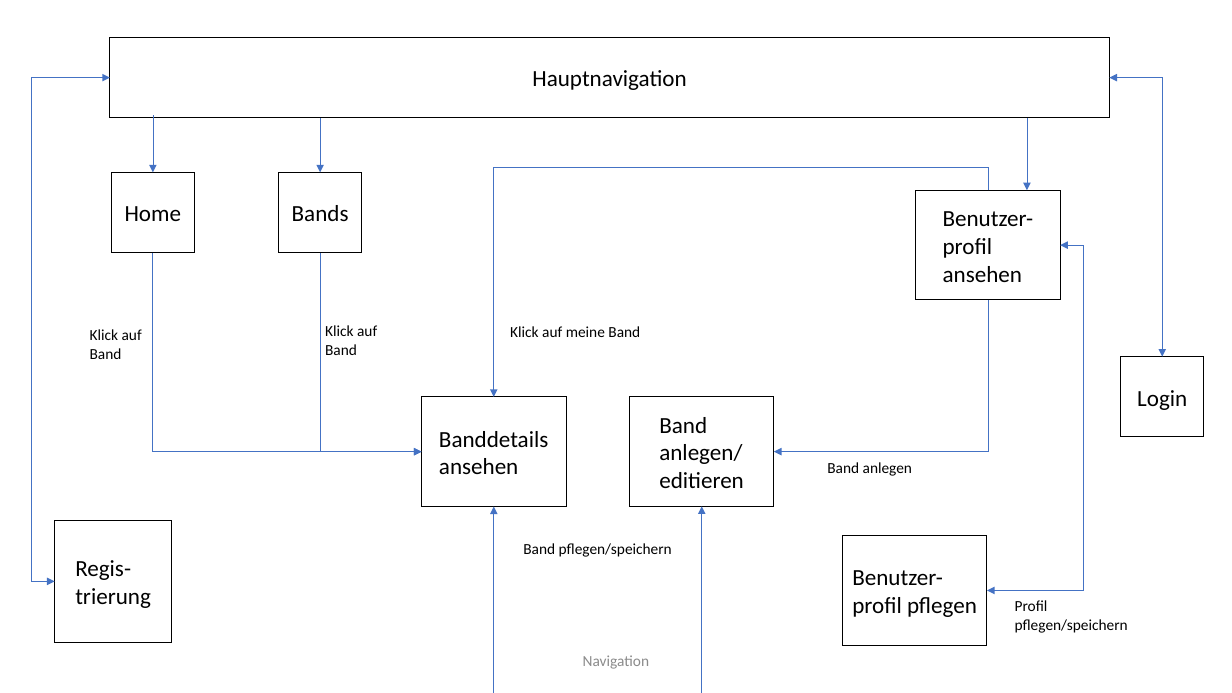
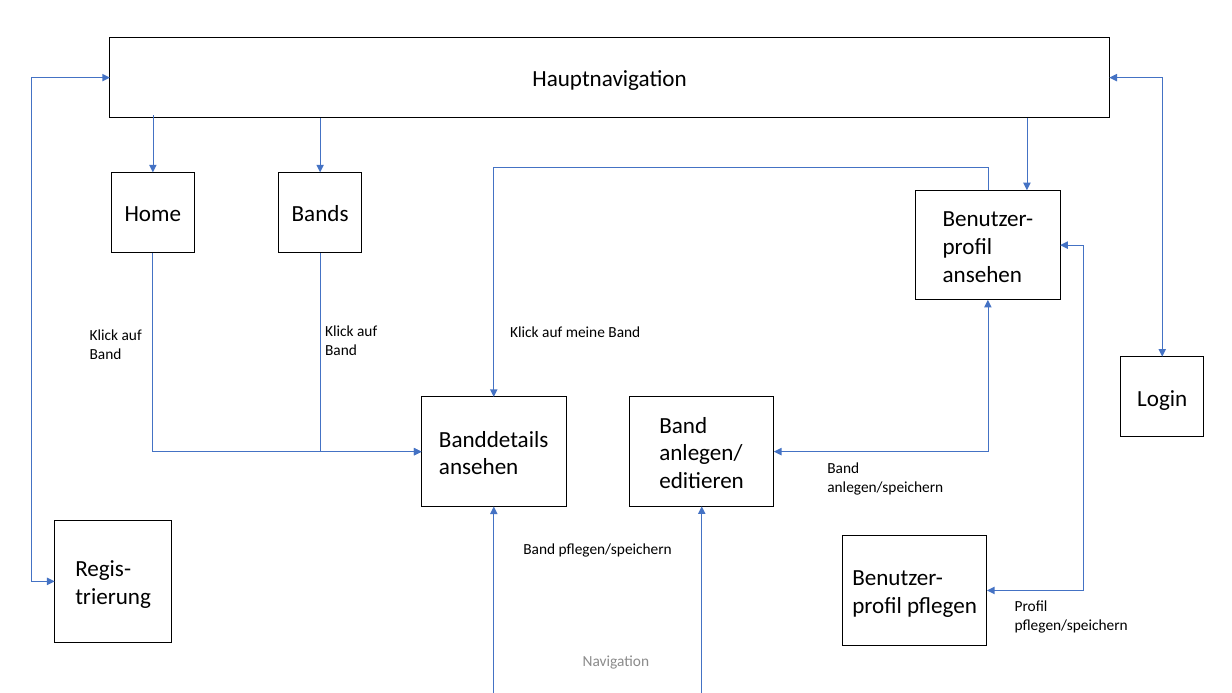
Before and after one commit to WCS-Java-Training-Bonn-2019/where-is-my-band, a slide deck: slide 1 of Projektdokumentation/MockflowSoundmachine.pptx. Drawn at 1232x693 pixels with LibreOffice and Linux fonts; fonts in the diff are those of the drawing. Boxes give left, top, right and bottom in pixels: in the first picture for what was removed or moved away, otherwise in the second. Text is boxed around its words. In the diff, an @@ line names an element or a change of style, - is before the commit and + after.

Commit message:
Pfeil zwischen Benutzerprofil ansehen und Band anlegen aktualisiert

```diff
--- a/Projektdokumentation/MockflowSoundmachine.pptx
+++ b/Projektdokumentation/MockflowSoundmachine.pptx
@@ elbow arrow (988, 300) - (775, 452): elbow arrow to elbow double arrow @@
@@ text at [827, 462, 943, 495]: text changed @@
-Band anlegen
+Band anlegen/speichern
```
Also in this commit, not shown: 1 other file.
